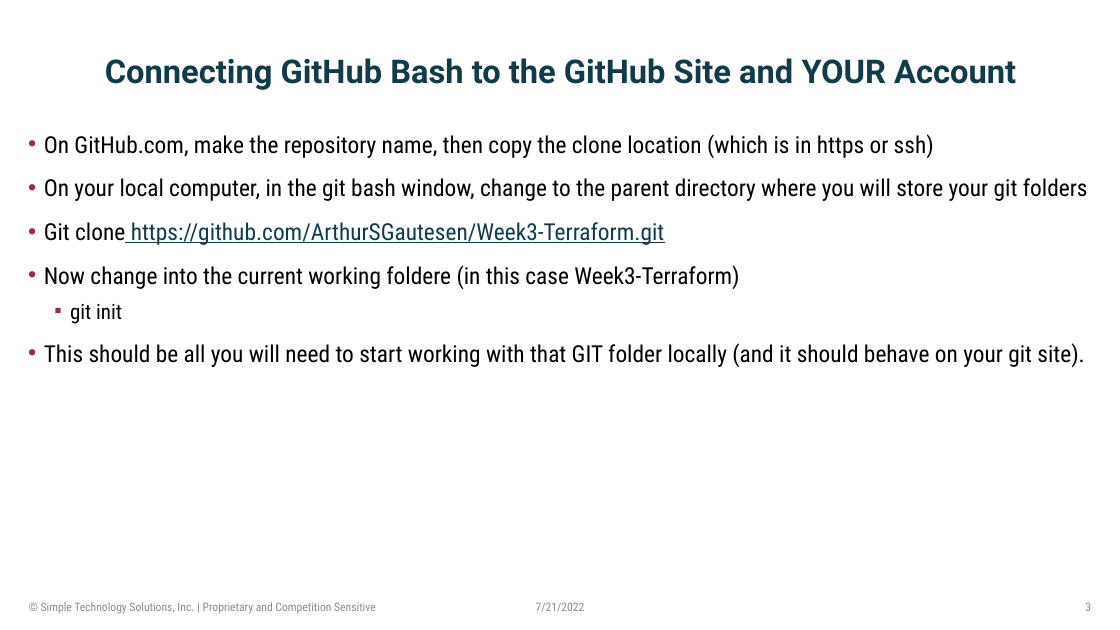
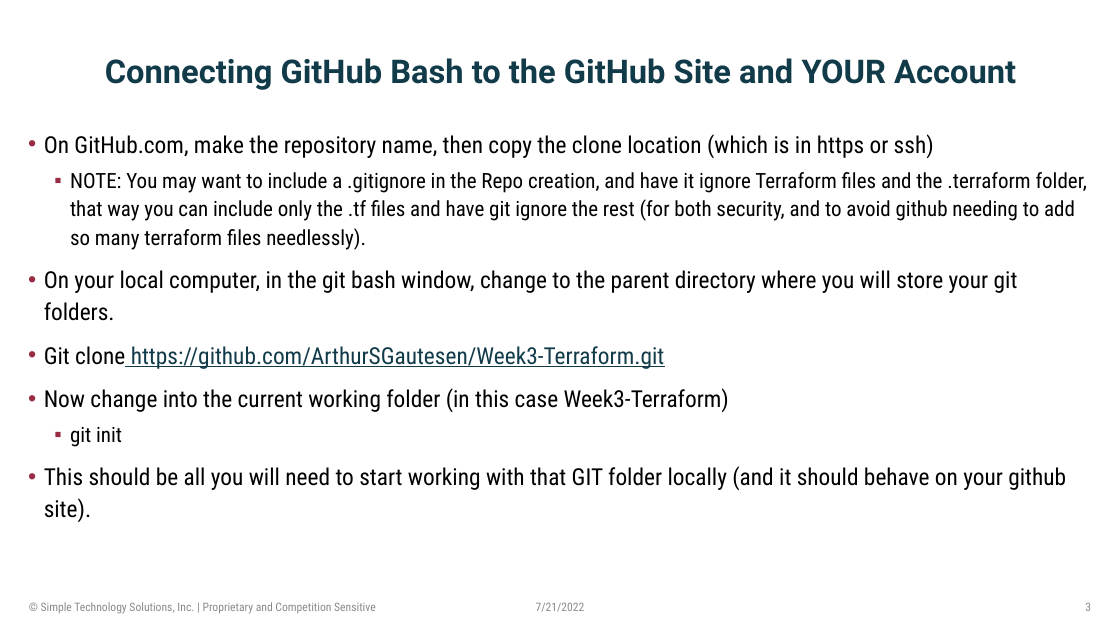
Before and after one commit to ArthurSGautesen/Week3-Terraform, a slide deck: slide 3 of Week3-GitHub_And_Terraform.pptx. Drawn at 1120x630 pixels with LibreOffice and Linux fonts; fonts in the diff are those of the drawing; background and template pictures are left out. Boxes give left, top, right and bottom in pixels: in the first picture for what was removed or moved away, otherwise in the second. Text is boxed around its words. In the diff, an @@ line names an element or a change of style, - is before the commit and + after.

Commit message:
updating pptx file

```diff
--- a/Week3-GitHub_And_Terraform.pptx
+++ b/Week3-GitHub_And_Terraform.pptx
@@ text at [44, 172, 1087, 321]: text changed; size 20 to 18 pt @@
-• On your local computer, in the git bash window, change to the parent directory where you will store your git folders
+  ▪ NOTE: You may want to include a .gitignore in the Repo creation, and have it ignore Terraform files and the .terraform folder, that way you can include only the .tf files and have git ignore the rest (for both security, and to avoid github needing to add so many terraform files needlessly).
+• On your local computer, in the git bash window, change to the parent directory where you will store your git folders.
@@ text at [44, 388, 729, 412]: text changed @@
-• Now change into the current working foldere (in this case Week3-Terraform)
+• Now change into the current working folder (in this case Week3-Terraform)
@@ text at [44, 466, 1066, 522]: text changed @@
-• This should be all you will need to start working with that GIT folder locally (and it should behave on your git site).
+• This should be all you will need to start working with that GIT folder locally (and it should behave on your github site).
```
Also in this commit, not shown: 1 other slide changed.
